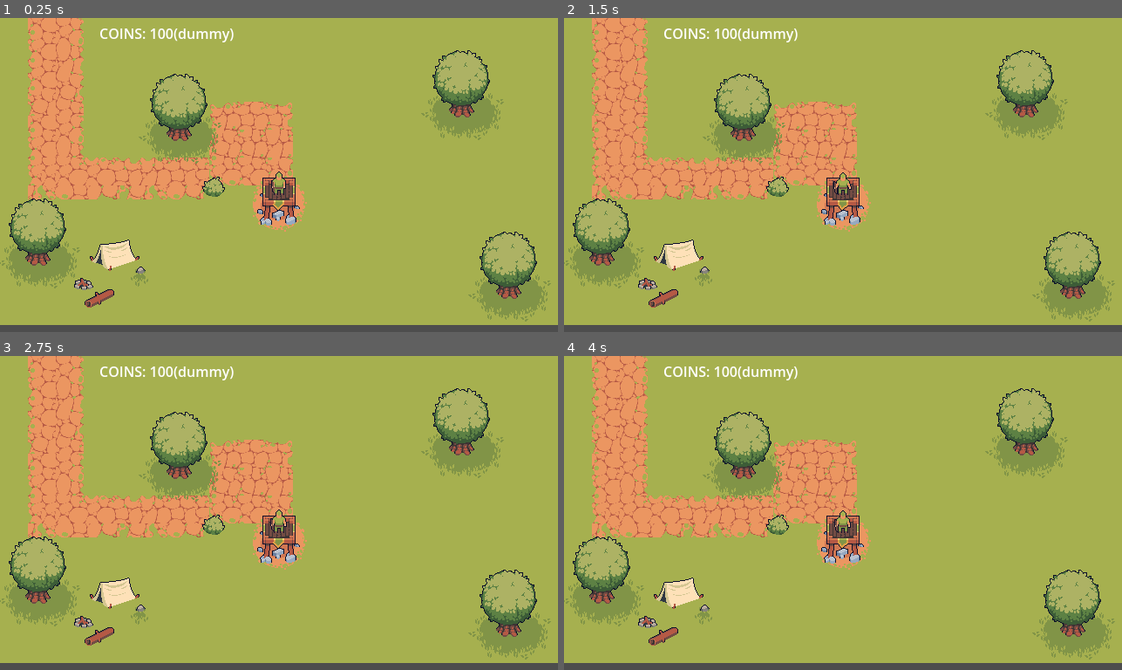
Above: before the commit, frames 1-4 (two rows, left to right).
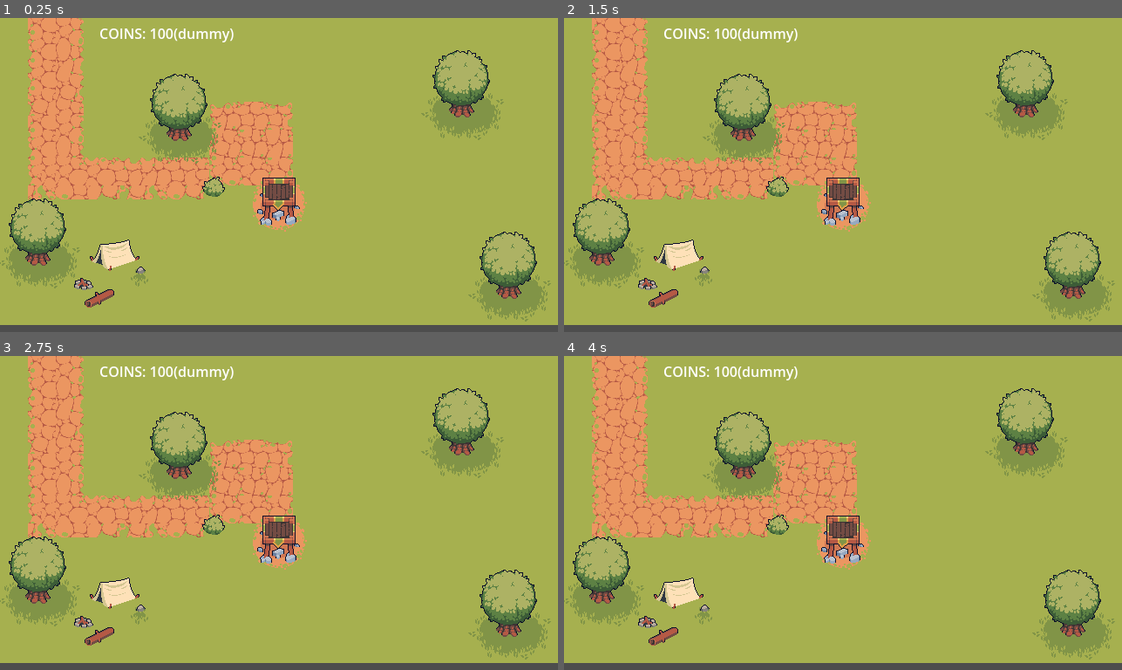
Above: after the commit, the same moments.

Repository: ButbkaDrug/easter_jam_with_ales
Game: Godot game, scene res://dev_main.tscn
Same seed, same stepped clock (60 frames per second), same inputs: the game is played once before the commit and once after it.
Inputs:
- Up to frame 1 (0.25 s): no input
- Up to frame 2 (1.5 s): no input
- Up to frame 3 (2.75 s): no input
- Up to frame 4 (4 s): tap Enter at 2.75 s

The runs differ from the first frame. In frame 1, 0.1% of the frame differs, in the area x 48-52%, y 48-57%; in frame 2, 0.1%, in the area x 48-52%, y 49-57%; in frame 3, 0.1%; in frame 4, 0.1%.

Commit message:
checking tree collisions and fixed player collision shape

Diff:
--- a/scenes/levels/level_01/level_01.tscn
+++ b/scenes/levels/level_01/level_01.tscn
@@ -273,6 +273,9 @@
 [sub_resource type="TileSet" id="TileSet_fi7ee"]
 sources/0 = SubResource("TileSetAtlasSource_h7puh")
 
+[sub_resource type="RectangleShape2D" id="RectangleShape2D_7f7yp"]
+size = Vector2(8.246307, 6.0921326)
+
 [sub_resource type="AtlasTexture" id="AtlasTexture_7mo7t"]
 atlas = ExtResource("2_15mrc")
 
@@ -308,9 +311,8 @@
 position = Vector2(43, 245)
 texture = ExtResource("7_3b8aa")
 
-[node name="TreeGroup4" type="Node2D" parent="." unique_id=2045210488]
+[node name="TreeGroup4" type="StaticBody2D" parent="." unique_id=70687814]
 position = Vector2(162, -143)
-metadata/_edit_group_ = true
 
 [node name="Shadow" type="Sprite2D" parent="TreeGroup4" unique_id=1620618520]
 position = Vector2(44, 279)
@@ -320,6 +322,11 @@
 position = Vector2(43, 245)
 texture = ExtResource("7_3b8aa")
 
+[node name="Trunk" type="CollisionShape2D" parent="TreeGroup4" unique_id=591169719]
+position = Vector2(42.5, 274.19308)
+scale = Vector2(2.5465944, 3.3463123)
+shape = SubResource("RectangleShape2D_7f7yp")
+
 [node name="TreeGroup3" type="Node2D" parent="." unique_id=540686779]
 position = Vector2(486, -170)
 metadata/_edit_group_ = true
--- a/scenes/player/player.tscn
+++ b/scenes/player/player.tscn
@@ -40,9 +40,6 @@
 "speed": 5.0
 }]
 
-[sub_resource type="RectangleShape2D" id="RectangleShape2D_dovo2"]
-size = Vector2(37, 55)
-
 [sub_resource type="AtlasTexture" id="AtlasTexture_lvxji"]
 atlas = ExtResource("3_gmlin")
 region = Rect2(0, 0, 48, 48)
@@ -79,6 +76,9 @@
 "speed": 5.0
 }]
 
+[sub_resource type="RectangleShape2D" id="RectangleShape2D_dovo2"]
+size = Vector2(37, 32)
+
 [node name="Player" type="StaticBody2D" unique_id=1572978790]
 collision_layer = 4
 collision_mask = 3
@@ -88,12 +88,13 @@
 sprite_frames = SubResource("SpriteFrames_y2cyt")
 animation = &"idle"
 
-[node name="CollisionShape2D" type="CollisionShape2D" parent="." unique_id=2670758]
-position = Vector2(0.5, 30.5)
-shape = SubResource("RectangleShape2D_dovo2")
-
 [node name="Archer" type="AnimatedSprite2D" parent="." unique_id=1193518914]
+visible = false
 position = Vector2(0, 15)
 sprite_frames = SubResource("SpriteFrames_qek5x")
 animation = &"idle"
-frame_progress = 0.38180327
+frame_progress = 0.39569247
+
+[node name="CollisionShape2D" type="CollisionShape2D" parent="." unique_id=2670758]
+position = Vector2(0.5, 37)
+shape = SubResource("RectangleShape2D_dovo2")
